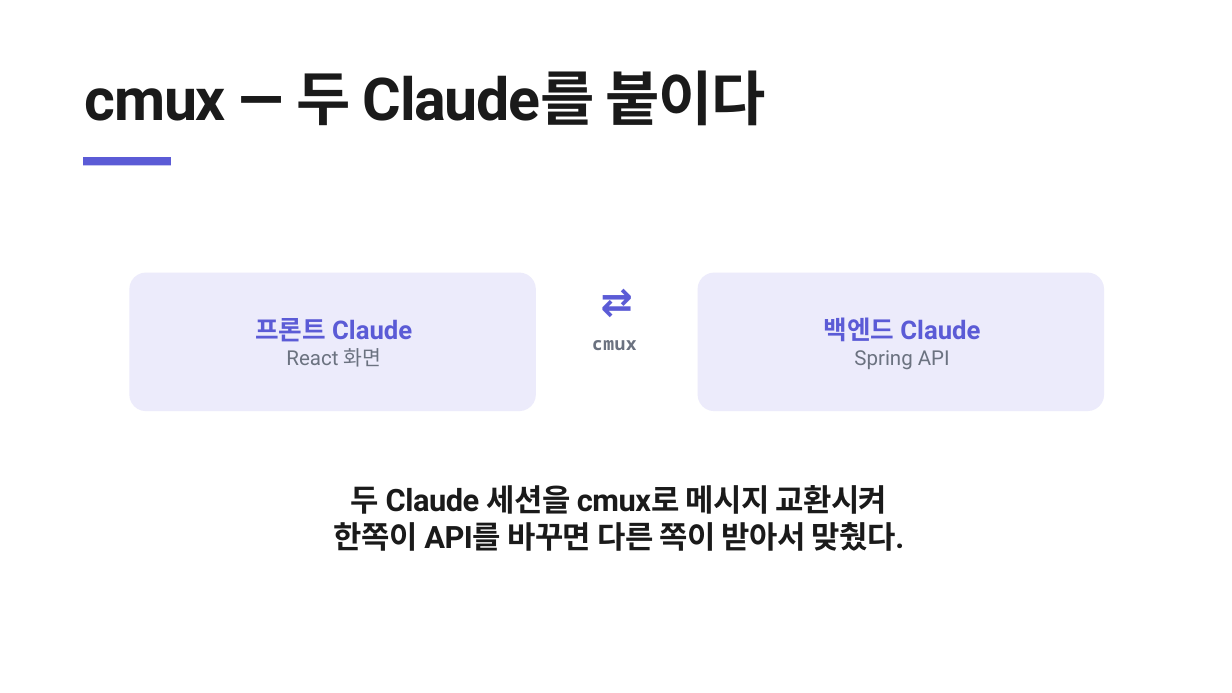
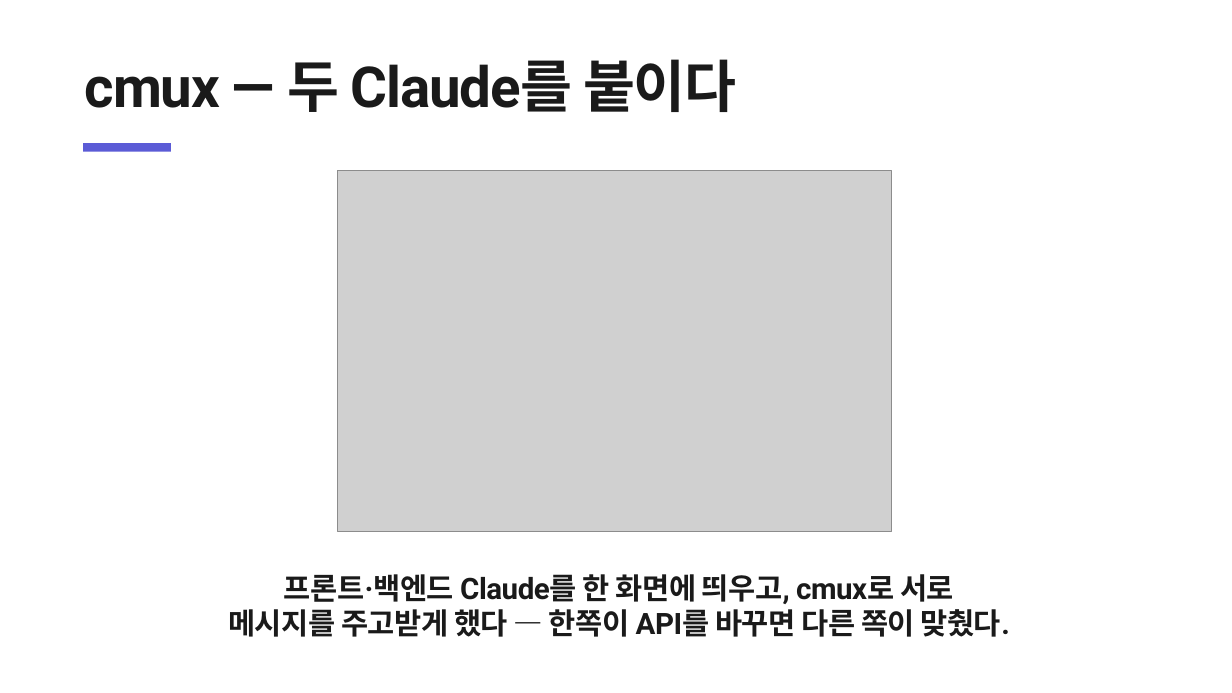
Before and after one commit to heyoonyoon/distributed-programming, a slide deck: slide 28 of docs/presentation/보험발표-figma.pptx. Drawn at 1232x693 pixels with LibreOffice and Linux fonts; fonts in the diff are those of the drawing; grey boxes stand for pictures. Boxes give left, top, right and bottom in pixels: in the first picture for what was removed or moved away, otherwise in the second. Text is boxed around its words. In the diff, an @@ line names an element or a change of style, - is before the commit and + after.

```diff
--- a/docs/presentation/보험발표-figma.pptx
+++ b/docs/presentation/보험발표-figma.pptx
@@ text "cmux — 두 Claude를 붙이다": place and size @@
-text "cmux — 두 Claude를 붙이다" at <box>85,70,766,126</box>
+text "cmux — 두 Claude를 붙이다" at <box>85,59,736,112</box>
@@ text "cmux — 두 Claude를 붙이다" at <box>85,59,736,112</box>: size 46 to 44 pt @@
@@ rectangle: place and size @@
-rectangle at <box>83,157,171,165</box>
+rectangle at <box>83,143,171,152</box>
@@ picture added at <box>337,171,892,531</box> @@
@@ text removed at <box>531,263,702,337</box> @@
-⇄
@@ rounded rectangle removed at <box>129,273,536,411</box> @@
-프론트 Claude
-React 화면
@@ rounded rectangle removed at <box>698,273,1104,411</box> @@
-백엔드 Claude
-Spring API
@@ text removed at <box>592,340,637,350</box> @@
-cmux
@@ text at <box>228,574,1010,637</box>: text changed; size 24 to 23 pt @@
-두 Claude 세션을 cmux로 메시지 교환시켜
-한쪽이 API를 바꾸면 다른 쪽이 받아서 맞췄다.
+프론트·백엔드 Claude를 한 화면에 띄우고, cmux로 서로
+메시지를 주고받게 했다 — 한쪽이 API를 바꾸면 다른 쪽이 맞췄다.
```
Also in this commit, not shown: 1 other slide changed, 1 slide added, 7 other files.
